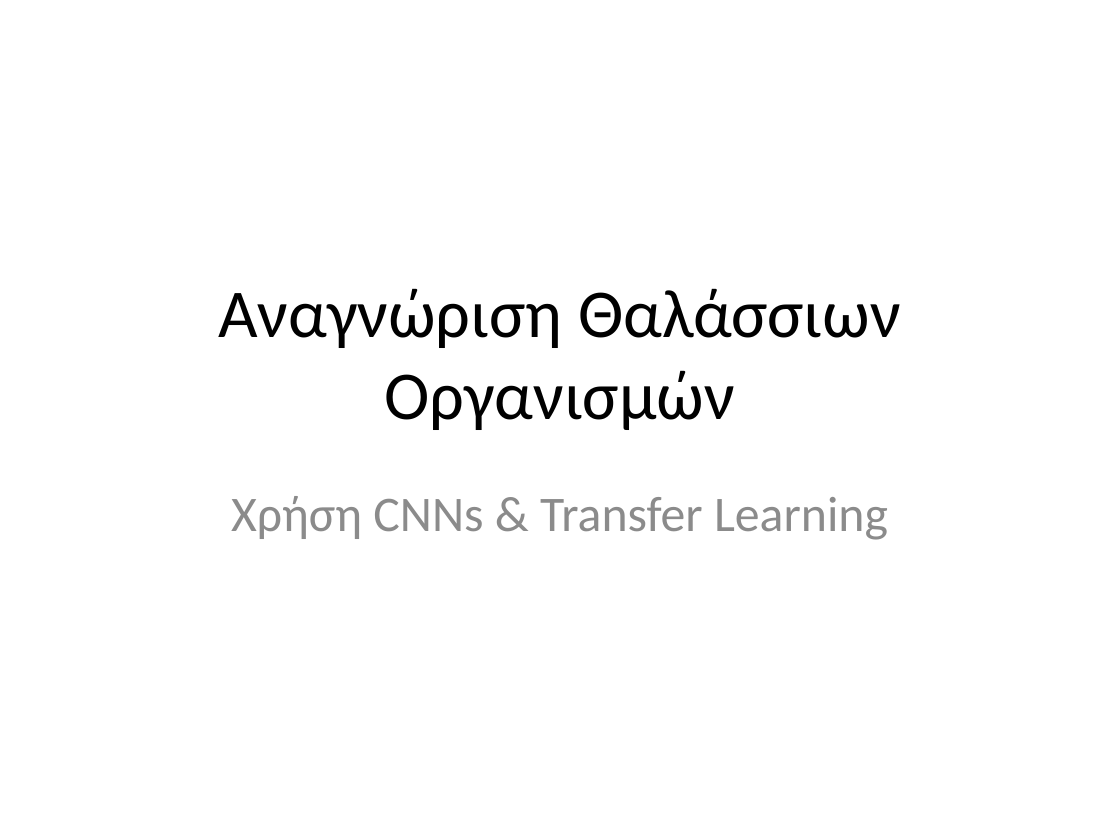
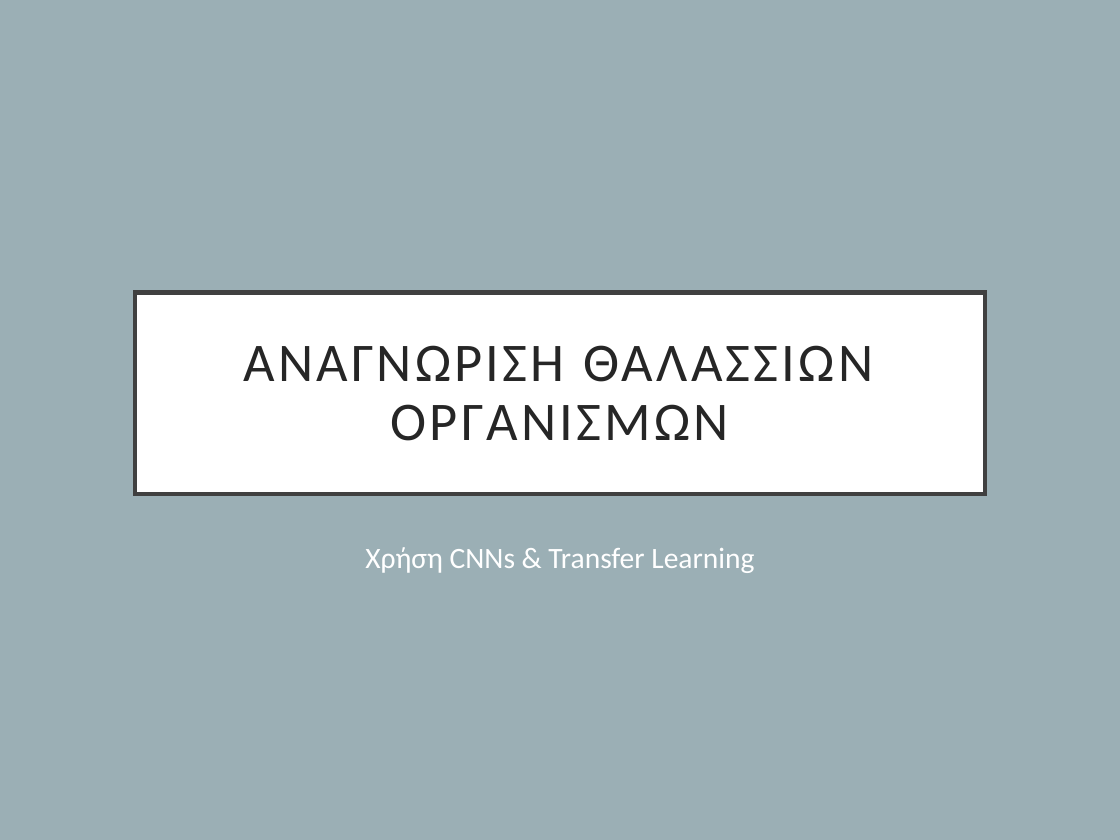
Before and after one commit to pkatpk/see-animal-dl, a slide deck: slide 1 of slides/Final_Presentation_CNN_ResNet_SeaAnimals.pptx. Drawn at 1120x840 pixels with LibreOffice and Linux fonts; fonts in the diff are those of the drawing. Boxes give left, top, right and bottom in pixels: in the first picture for what was removed or moved away, otherwise in the second. Text is boxed around its words. In the diff, an @@ line names an element or a change of style, - is before the commit and + after.

```diff
--- a/slides/Final_Presentation_CNN_ResNet_SeaAnimals.pptx
+++ b/slides/Final_Presentation_CNN_ResNet_SeaAnimals.pptx
@@ background #FFFFFF to #9BAFB5 @@
@@ title "ΑΝΑΓΝΏΡΙΣΗ ΘΑΛΆΣΣΙΩΝ ΟΡΓΑΝΙΣΜΏΝ" resized from (x1=218, y1=288, x2=901, y2=430) to (x1=136, y1=292, x2=986, y2=494) @@
@@ title "ΑΝΑΓΝΏΡΙΣΗ ΘΑΛΆΣΣΙΩΝ ΟΡΓΑΝΙΣΜΏΝ" at (x1=136, y1=292, x2=986, y2=494): fill none to #FFFFFF; outline none to #404040 3 pt @@
@@ title at (x1=244, y1=345, x2=873, y2=441): text changed; size 44 to 35 pt; text colour #000000 to #262626 @@
-Αναγνώριση Θαλάσσιων Οργανισμών
+ΑΝΑΓΝΏΡΙΣΗ ΘΑΛΆΣΣΙΩΝ ΟΡΓΑΝΙΣΜΏΝ
@@ subtitle "Χρήση CNNs & Transfer Learning" moved from (x1=231, y1=496, x2=888, y2=540) to (x1=365, y1=547, x2=754, y2=573) @@
@@ subtitle "Χρήση CNNs & Transfer Learning" at (x1=365, y1=547, x2=754, y2=573): size 32 to 19 pt, text colour #8C8C8C to #FFFFFF; more space between paragraphs @@
```
Also in this commit, not shown: 13 other slides changed, 2 slides added, 1 slide removed, 3 other files.
